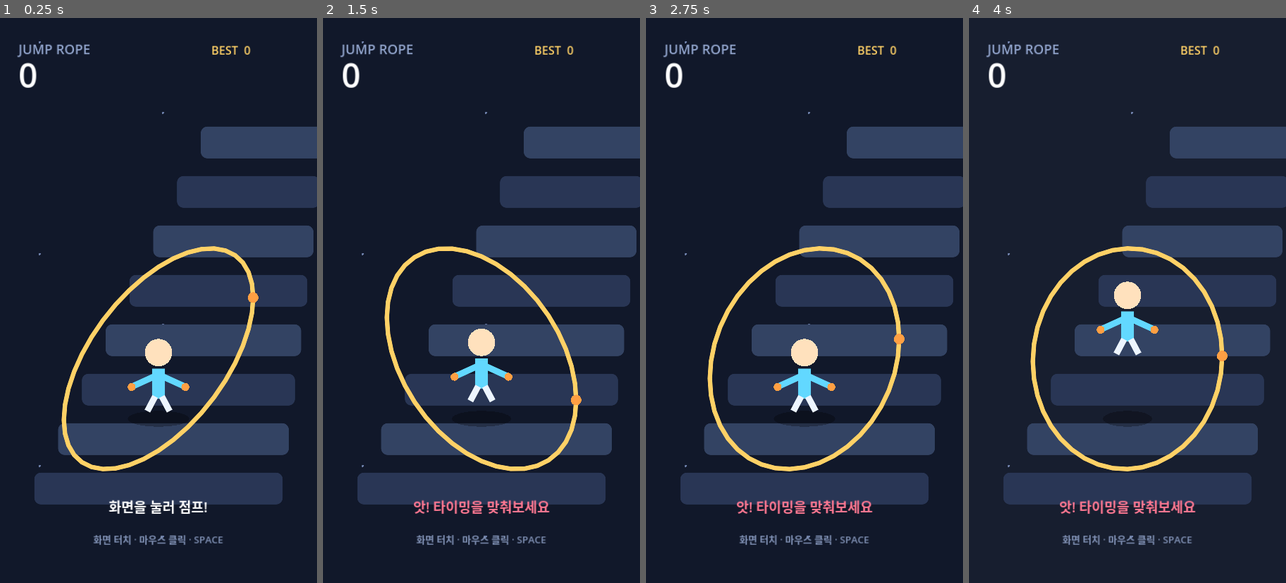
Above: before the commit, frames 1-4 (left to right).
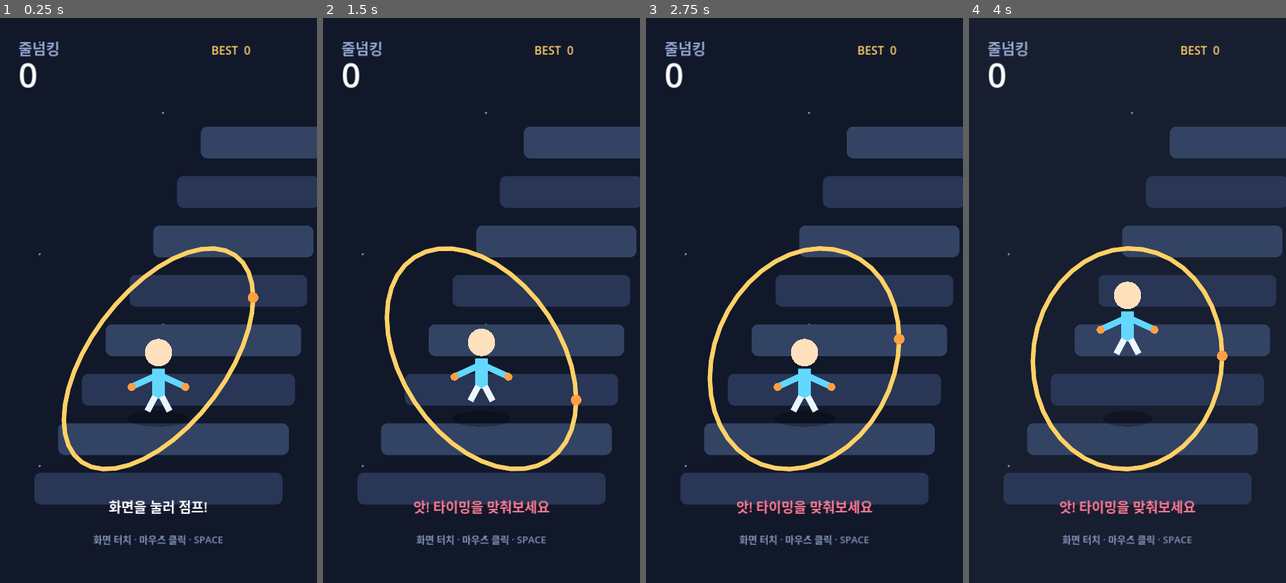
Above: after the commit, the same moments.

Repository: eunchan4490-star/Rope-King
Game: Godot game, scene res://main.tscn
Two runs of this game, one before a commit and one after it. Both use one fixed random seed, a clock stepped at 60 frames per second and the inputs below.
Inputs (mouse positions are in pixels of both pictures, inside the frame that each line leads up to):
- Up to frame 1 (0.25 s): no input
- Up to frame 2 (1.5 s): move the mouse to (551, 272) at 0.52 s; click (551, 272) at 0.67 s; tap Space (jump) at 0.77 s; move the mouse to (418, 328) at 1.27 s; click (418, 328) at 1.42 s
- Up to frame 3 (2.75 s): tap Space (jump) at 1.52 s; move the mouse to (836, 176) at 2.02 s; click (836, 176) at 2.17 s
- Up to frame 4 (4 s): move the mouse to (1111, 413) at 2.77 s; click (1111, 413) at 2.92 s; tap Space (jump) at 3.02, 3.77 s; move the mouse to (1222, 385) at 3.52 s; click (1222, 385) at 3.67 s

The runs differ from the first frame. In frame 1, 0.3% of the frame differs, in the area x 5-29%, y 4-7%; in frame 2, 0.3%; in frame 3, 0.3%; in frame 4, 0.3%.

Commit message:
chore: rename game to 줄넘킹

Diff:
--- a/project.godot
+++ b/project.godot
@@ -5,7 +5,7 @@
 
 [application]
 
-config/name="Jump Rope Steps"
+config/name="줄넘킹"
 run/main_scene="res://main.tscn"
 config/features=PackedStringArray("4.3", "GL Compatibility")
 
--- a/scripts/main.gd
+++ b/scripts/main.gd
@@ -157,7 +157,7 @@
 
 func _draw_hud() -> void:
 	var font := ThemeDB.fallback_font
-	draw_string(font, Vector2(42, 82), "JUMP ROPE", HORIZONTAL_ALIGNMENT_LEFT, -1, 30, Color("91a4cc"))
+	draw_string(font, Vector2(42, 82), "줄넘킹", HORIZONTAL_ALIGNMENT_LEFT, -1, 34, Color("91a4cc"))
 	draw_string(font, Vector2(42, 158), str(score), HORIZONTAL_ALIGNMENT_LEFT, -1, 76, Color.WHITE)
 	draw_string(font, Vector2(480, 83), "BEST  %d" % best_score, HORIZONTAL_ALIGNMENT_LEFT, -1, 26, Color("ffd166"))
 	draw_string(font, Vector2(0, 1120), message, HORIZONTAL_ALIGNMENT_CENTER, DESIGN_SIZE.x, 31, message_color)
Not shown, changed: README.md
